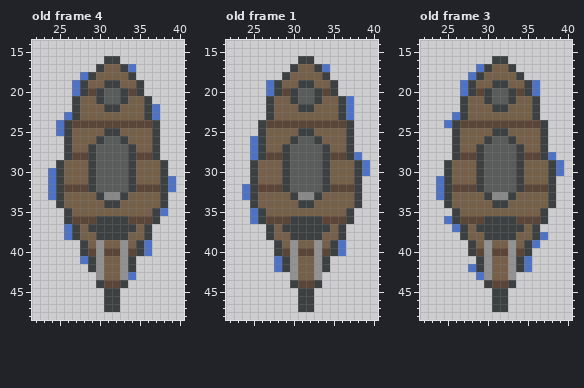
One commit to this pixel-art file: resources/images/characters/ShipSmall.aseprite. Above is the file before it was changed.
64x64 pixels, 4 frames. Shown: old frame 4: x 22..40, y 14..48; old frame 1: x 22..40, y 14..48; old frame 3: x 22..40, y 14..48. The commit also changed other frames, which this record leaves out.
And afterwards:
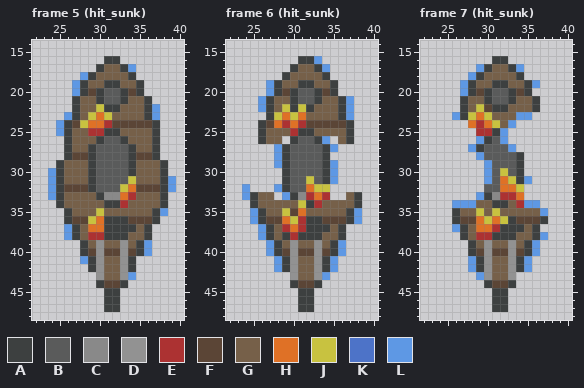
Palette (. is transparent): A #3d4040  B #5a5b5b  C #898989  D #929292  E #ac3232  F #5b4536  G #766049  H #df7126  J #c8c240  K #4d73c8  L #5e98e4
A new or re-ordered frame is compared with the old frame closest to it.
The exact change:
frames 4 -> 8
Changed rows in their new state; - is an unchanged pixel.
Frame 5 (hit_sunk) is new; against old frame 4, layer "Ship Body":
first column x 25:
17 ---------L---
18 ---L---------
19 --L----------
20 --L----------
22 -----J------L
23 -L--JHJ-----L
24 L--JHHE------
25 L---EE-------
first column x 24:
30 L---------------
31 L---------J----L
32 L--------JH----L
33 L--------HE-----
34 ---------E------
35 ------J-------L-
36 -----JH---------
37 --L--HH---------
38 --L--EE---------
39 ------------L---
40 ------------L---
41 ----L-----------
43 ----------L-----
Frame 6 (hit_sunk) is new; against old frame 1, layer "Ship Body":
first column x 24:
16 ---------L------
17 ----------L-----
19 ---L------------
20 ---L------------
21 --L----------L--
22 --L--JAJ-----L--
23 ----JHJH-----L--
24 ----HEHE--------
25 ------E---------
26 -.---.----L.----
27 -...L------L..--
28 -...L------....-
29 -...L------L....
30 -....------L....
31 -....---J--L...-
32 L...L---HJJ....-
33 L---.L--EHE..---
34 -------J-E------
35 -L---JFH------L-
36 -L---HJE------L-
37 --L--EHE--------
38 --L--AE---------
39 ---L--------L---
40 ---L--------L---
41 ----L------L----
42 ----L------L----
43 ----------L-----
Frame 7 (hit_sunk) is new; against old frame 3, layer "Ship Body":
first column x 24:
17 -----L----L-----
18 ----L-----------
19 ---L--------L---
20 ---L--------.---
22 -----JF---------
23 --L-JHJ---LL.---
24 -...HEHJGL....--
25 --...EE-L.....--
26 --...L--L.....--
27 --..L----L....--
28 --...L-----....-
29 -.....L----.....
30 -.....L-J--.....
31 ......L-HJ-L...-
32 ......--HHJ....-
33 .....L--EEH....-
34 -.LLL-----ELL..-
35 -----J-J-----L--
36 -.---HJHJ-------
37 --L--HHE--------
38 -----EE------L--
39 ------------L---
40 ------------L---
41 ----L------L----
42 ----L------L----
43 -----L----------
Where, in picture pixels (left, top, right, bottom), the same in both pictures:
changed: (128, 64, 160, 120)
changed: (56, 72, 112, 136)
changed: (48, 168, 176, 280)
changed: (242, 56, 370, 280)
changed: (436, 64, 564, 280)
